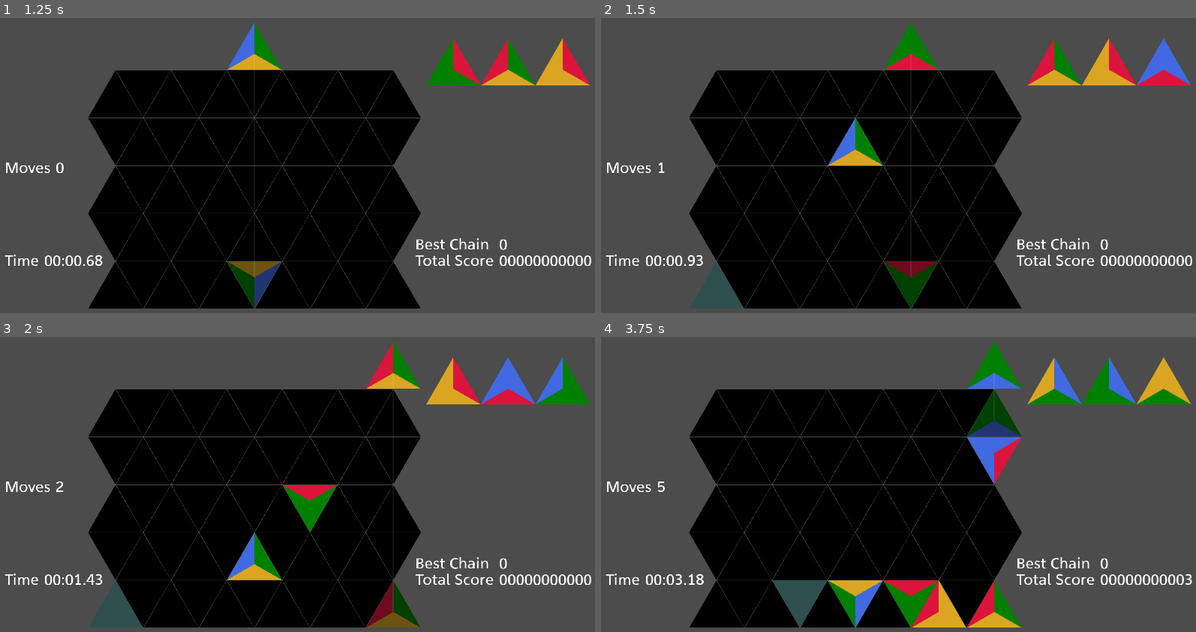
Above: before the commit, frames 1-4 (two rows, left to right).
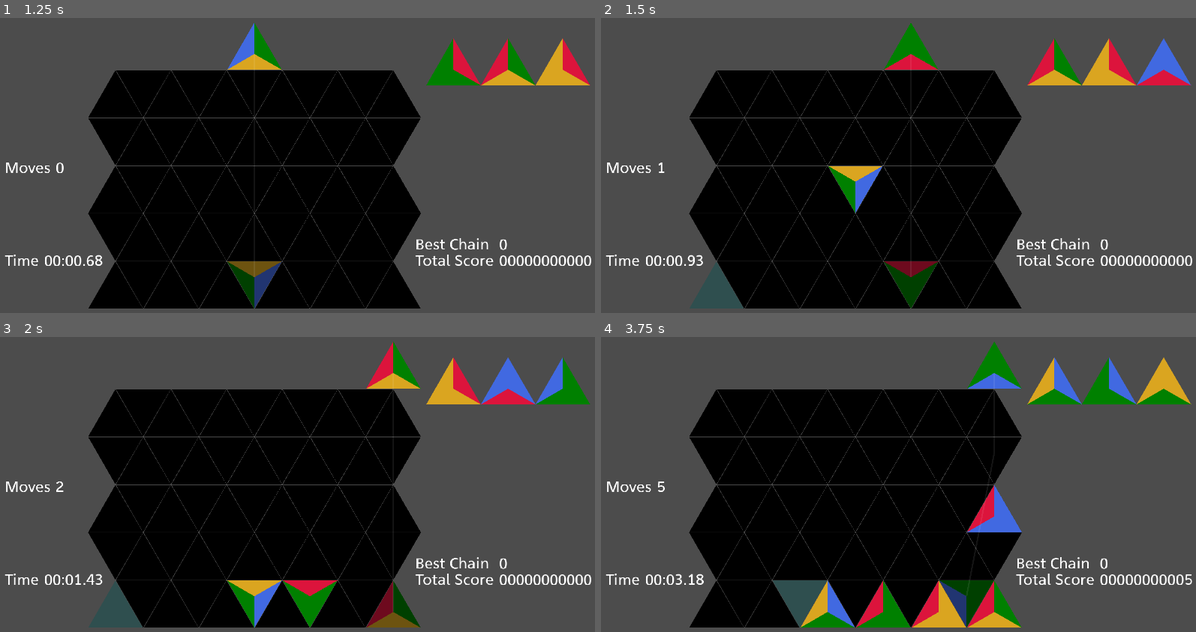
Above: after the commit, the same moments.

Repository: BoatsandJoes/tri-twist
Game: Godot game, scene res://scenes/ui/MainMenu.tscn
Two runs of this game, one before a commit and one after it. Both use one fixed random seed, a clock stepped at 60 frames per second and the inputs below.
Inputs (mouse positions are in pixels of both pictures, inside the frame that each line leads up to):
- Up to frame 1 (1.25 s): click "Take your time" at 0.5 s
- Up to frame 2 (1.5 s): tap Enter (ui_accept) at 1.25 s; move the mouse to (714, 292) at 1.27 s; hold D (right) from 1.28 s (still down); hold Keypad 6 (clockwise) from 1.28 s (still down); click (714, 292) at 1.42 s
- Up to frame 3 (2 s): keep holding D (right); keep holding Keypad 6 (clockwise); tap Enter (ui_accept) at 1.52 s
- Up to frame 4 (3.75 s): move the mouse to (743, 596) at 2.02 s; release D (right) at 2.03 s; release Keypad 6 (clockwise) at 2.03 s; hold Down (ui_down) 2.03-2.78 s; tap Keypad 7 (counterclockwise) at 2.1, 3.6 s; click (743, 596) at 2.17 s; tap Enter (ui_accept) at 2.27 s; move the mouse to (773, 611) at 2.77 s; hold D (right) 2.78-3.53 s; hold Keypad 6 (clockwise) 2.78-3.53 s; click (773, 611) at 2.92 s; move the mouse to (797, 596) at 3.52 s; hold Up (ui_up) from 3.53 s (still down); click (797, 596) at 3.67 s

Frame 1 is identical in both runs. In frame 2, 1.5% of the frame differs, in the area x 38-48%, y 34-66%; in frame 3, 3.0%; in frame 4, 6.3%, in the area x 33-100%, y 17-99%.

Commit message:
Comitting some notes from last night on a new mode, Triangle Tour.

Diff:
--- a/scenes/Mode1.gd
+++ b/scenes/Mode1.gd
@@ -4,7 +4,7 @@
 # Called when the node enters the scene tree for the first time.
 func _ready():
 	triangleDropper.gameGrid.toggle_chain_mode(false)
-	triangleDropper.gameGrid.set_gravity(0.2)
+	triangleDropper.gameGrid.set_gravity(0.1)
 
 # Called every frame. 'delta' is the elapsed time since the previous frame.
 #func _process(delta):
--- a/scenes/TriangleCell.gd
+++ b/scenes/TriangleCell.gd
@@ -20,7 +20,7 @@
 var inGrid
 var isGhost
 var tumbleDirection: int
-var clearDelay = 3
+var clearDelay = 5
 var quickChainCutoff = 1.0
 var activeChainCap = 6
 var clearScaling = 0.0
--- a/scenes/ui/ComboDisplay.tscn
+++ b/scenes/ui/ComboDisplay.tscn
@@ -63,6 +63,10 @@
 size = 32
 font_data = ExtResource( 2 )
 
+[sub_resource type="DynamicFont" id=16]
+size = 32
+font_data = ExtResource( 2 )
+
 [sub_resource type="DynamicFont" id=17]
 size = 32
 font_data = ExtResource( 2 )
@@ -72,10 +76,6 @@
 font_data = ExtResource( 2 )
 
 [sub_resource type="DynamicFont" id=19]
-size = 32
-font_data = ExtResource( 2 )
-
-[sub_resource type="DynamicFont" id=16]
 size = 32
 font_data = ExtResource( 2 )
 
@@ -187,22 +187,22 @@
 [node name="TwoTrickScore" type="Label" parent="Scorecard/ComboScore"]
 visible = false
 margin_bottom = 14.0
+custom_fonts/font = SubResource( 16 )
+
+[node name="HatTrickScore" type="Label" parent="Scorecard/ComboScore"]
+visible = false
+margin_bottom = 14.0
 custom_fonts/font = SubResource( 17 )
 
-[node name="HatTrickScore" type="Label" parent="Scorecard/ComboScore"]
+[node name="SimulChaineousScore" type="Label" parent="Scorecard/ComboScore"]
 visible = false
 margin_bottom = 14.0
 custom_fonts/font = SubResource( 18 )
 
-[node name="SimulChaineousScore" type="Label" parent="Scorecard/ComboScore"]
+[node name="TotalScore" type="Label" parent="Scorecard/ComboScore"]
 visible = false
 margin_bottom = 14.0
 custom_fonts/font = SubResource( 19 )
-
-[node name="TotalScore" type="Label" parent="Scorecard/ComboScore"]
-visible = false
-margin_bottom = 14.0
-custom_fonts/font = SubResource( 16 )
 
 [node name="OtherCombosScore" type="Label" parent="Scorecard/ComboScore"]
 visible = false
Not shown, changed: notes/notes.txt
Not shown, added: notes/triangle tour mode.txt
